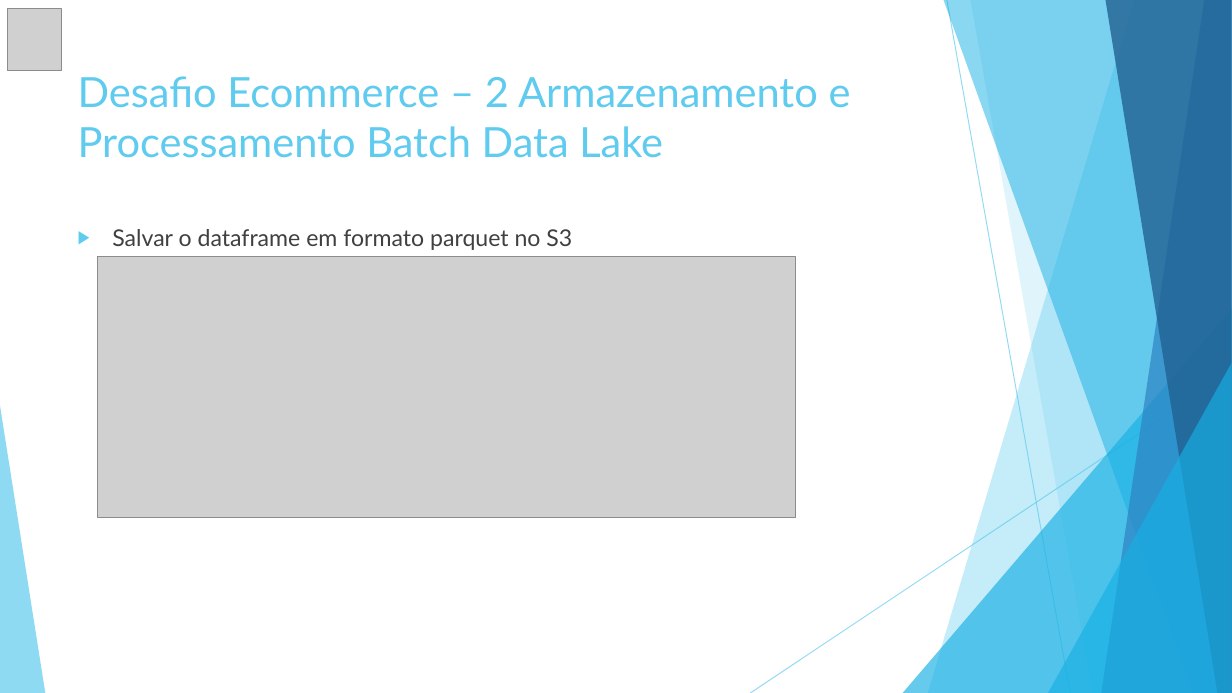
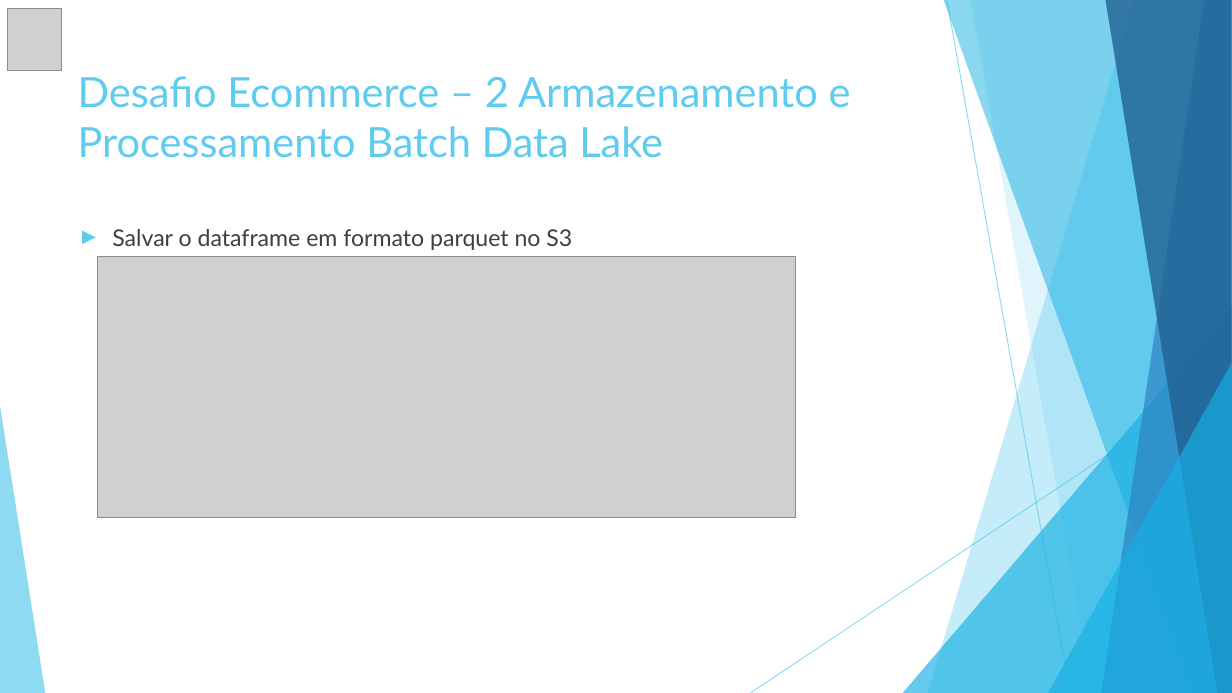
Before and after one commit to jaimemishima/fia-hackaton, a slide deck: slide 16 of LosBankeros_Hackathon.pptx. Drawn at 1232x693 pixels with LibreOffice and Linux fonts; fonts in the diff are those of the drawing; grey boxes stand for pictures. Boxes give left, top, right and bottom in pixels: in the first picture for what was removed or moved away, otherwise in the second. Text is boxed around its words. In the diff, an @@ line names an element or a change of style, - is before the commit and + after.

```diff
--- a/LosBankeros_Hackathon.pptx
+++ b/LosBankeros_Hackathon.pptx
@@ text "Salvar o dataframe em formato ..." at (x1=112, y1=229, x2=572, y2=250): text colour #404040 to #3F3F3F; bullet ▶ to ►; less space between paragraphs @@
```
Also in this commit, not shown: 23 other slides changed.
